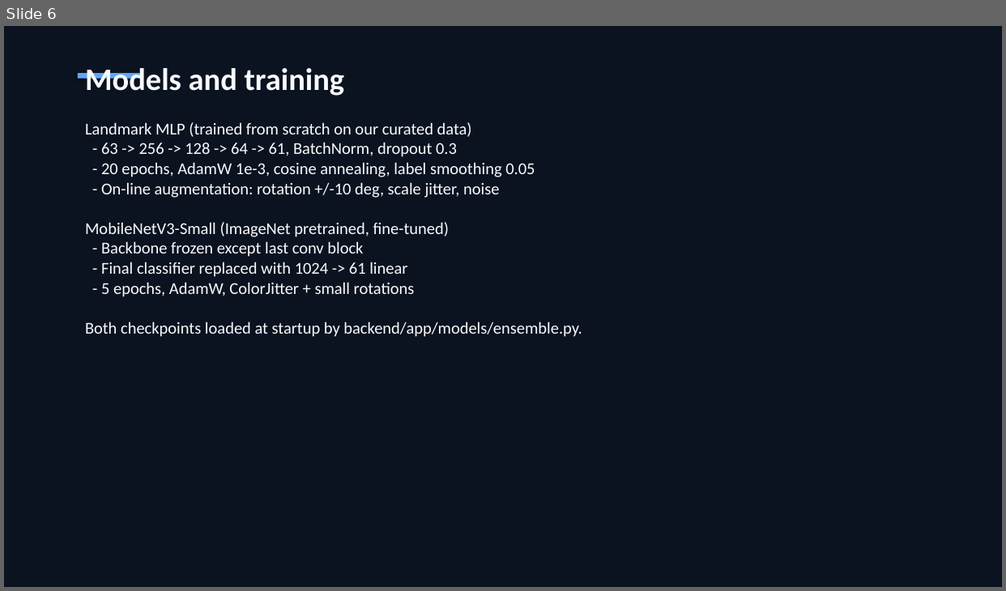
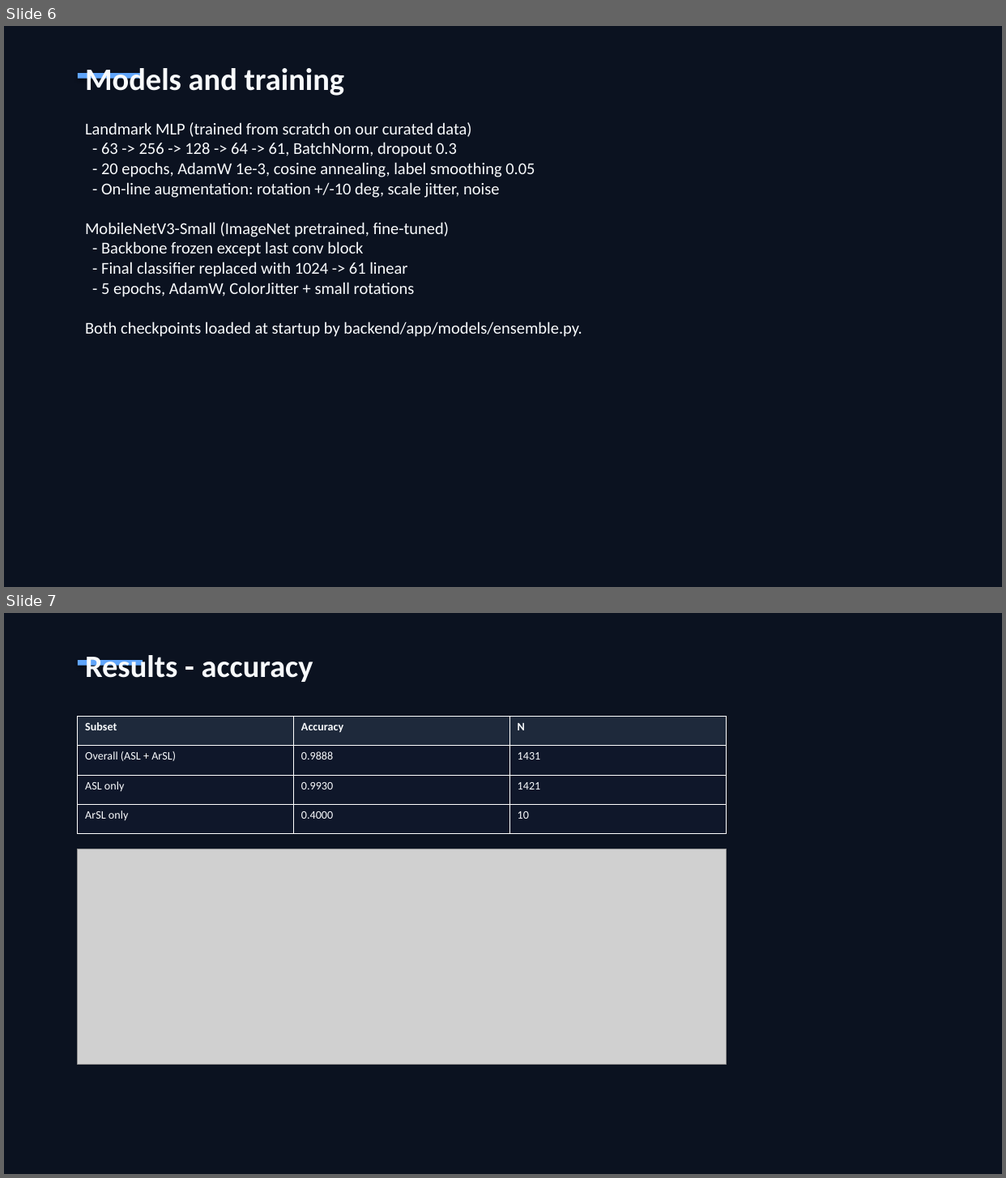
Before and after one commit to ykanjo04/SignSpeak-AI, a slide deck: slides/SignSpeak_AI_Defence.pptx. Shown one above the other, each under a label of ours: slide 6 before the commit, slides 6 and 7 after it. The pictures are 1006x591 and 1006x1178 pixels, drawn with LibreOffice and Linux fonts; fonts in the diff are those of the drawing; grey boxes stand for pictures. Boxes give left, top, right and bottom in pixels: in the first picture for what was removed or moved away, otherwise in the second. Text is boxed around its words. In the diff, an @@ line names an element or a change of style, - is before the commit and + after.

```diff
--- a/slides/SignSpeak_AI_Defence.pptx
+++ b/slides/SignSpeak_AI_Defence.pptx
@@ slide 7 added at (4, 613, 1002, 1174), background #0B1220 @@
@@ rectangle added at (78, 660, 143, 666), fill #60A5FA @@
@@ text added at (85, 655, 313, 682), 30 pt, text #F8FAFC, bold @@
+Results - accuracy
@@ table added at (78, 717, 727, 834), 4 rows, 3 columns @@
+Subset | Accuracy | N
+Overall (ASL + ArSL) | 0.9888 | 1431
+ASL only | 0.9930 | 1421
+ArSL only | 0.4000 | 10
@@ picture added at (78, 849, 726, 1065) @@
```
Also in this commit, not shown: 1 slide changed, 1 other slide added, 2 slides removed, 29 other files.
